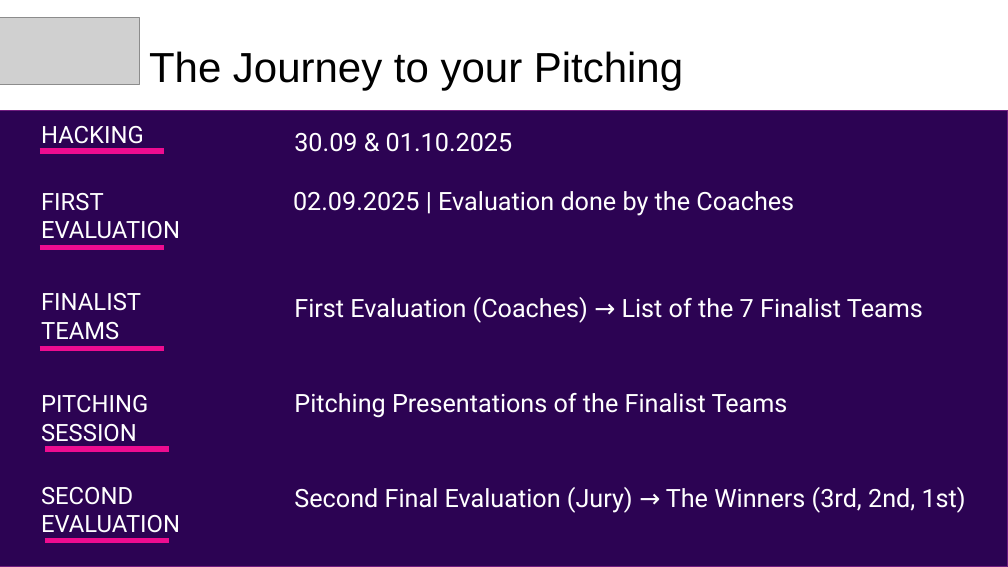
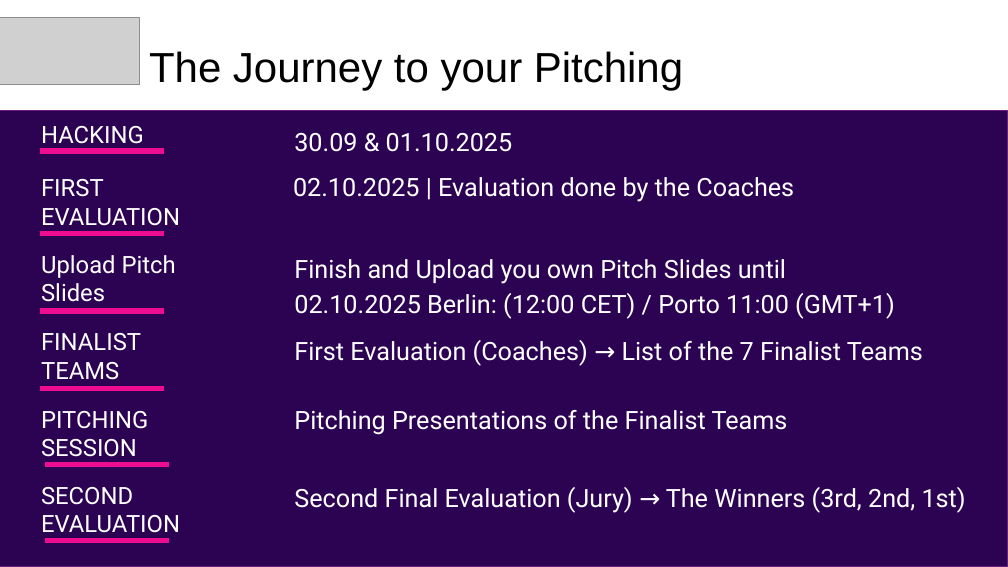
Before and after one commit to Eclipse-SDV-Hackathon-Chapter-Three/.github, a slide deck: slide 2 of SDV Hackathon 2025 - Pitching Session.pptx. Drawn at 1008x567 pixels with LibreOffice and Linux fonts; fonts in the diff are those of the drawing; grey boxes stand for pictures; background and template pictures are left out. Boxes give left, top, right and bottom in pixels: in the first picture for what was removed or moved away, otherwise in the second. Text is boxed around its words. In the diff, an @@ line names an element or a change of style, - is before the commit and + after.

```diff
--- a/SDV Hackathon 2025 - Pitching Session.pptx
+++ b/SDV Hackathon 2025 - Pitching Session.pptx
@@ text "FIRST": place and size @@
-text "FIRST" at <box>41,193,180,239</box>
+text "FIRST" at <box>41,179,180,226</box>
@@ text at <box>293,177,794,202</box>: text changed @@
-02.09.2025 | Evaluation done by the Coaches
+02.10.2025 | Evaluation done by the Coaches
@@ freeform shape: place and size @@
-freeform shape at <box>44,449,169,449</box>
+freeform shape at <box>39,234,164,234</box>
@@ text added at <box>41,255,176,302</box>, 17 pt, text #FFFFFF @@
+Upload Pitch
+Slides
@@ text added at <box>294,259,895,319</box>, 18 pt, text #FFFFFF @@
+Finish and Upload you own Pitch Slides until
+02.10.2025 Berlin: (12:00 CET) / Porto 11:00 (GMT+1)
@@ text "FINALIST": place and size @@
-text "FINALIST" at <box>41,293,141,340</box>
+text "FINALIST" at <box>41,333,141,380</box>
@@ freeform shape added at <box>39,311,164,311</box>, outline #EE0C90 3.75 pt @@
@@ text "First Evaluation (Coaches) → List ...": place and size @@
-text "First Evaluation (Coaches) → List ..." at <box>294,297,923,323</box>
+text "First Evaluation (Coaches) → List ..." at <box>294,340,923,366</box>
@@ freeform shape: place and size @@
-freeform shape at <box>39,349,164,349</box>
+freeform shape at <box>39,388,164,388</box>
@@ text "PITCHING SESSION": place and size @@
-text "PITCHING SESSION" at <box>41,395,148,442</box>
+text "PITCHING SESSION" at <box>41,411,148,457</box>
@@ text "Pitching Presentations of the Finalist ...": place and size @@
-text "Pitching Presentations of the Finalist ..." at <box>294,393,788,418</box>
+text "Pitching Presentations of the Finalist ..." at <box>294,410,788,435</box>
@@ freeform shape: place and size @@
-freeform shape at <box>39,247,164,247</box>
+freeform shape at <box>44,465,169,465</box>
```
Also in this commit, not shown: 1 other slide changed.
